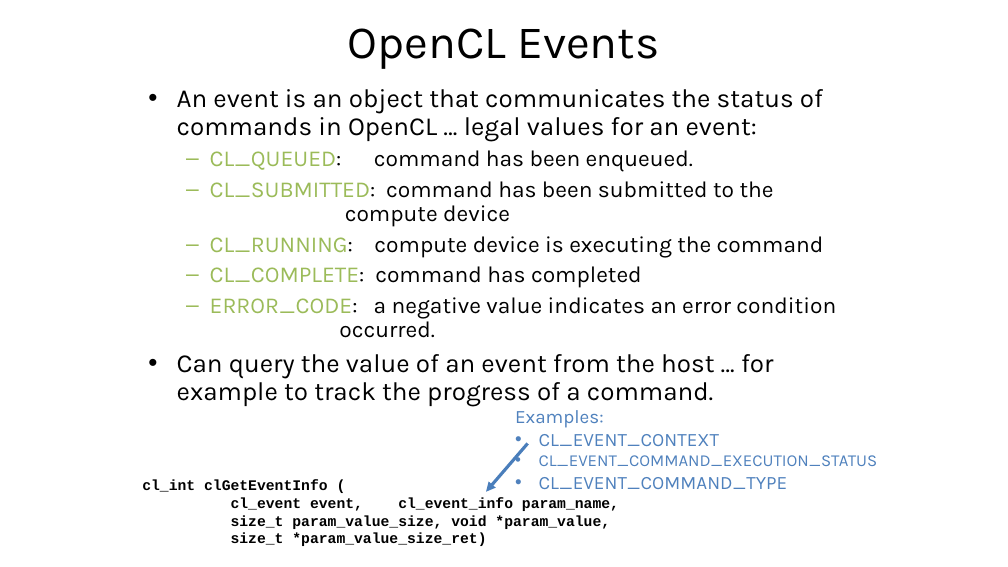
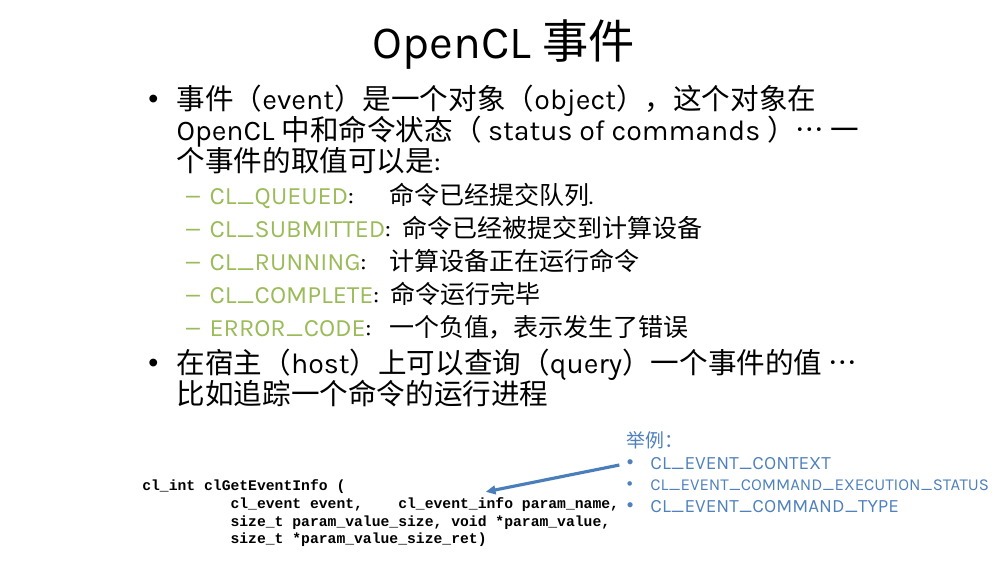
Before and after one commit to Kivy-CN/HandsOnOpenCL_CN, a slide deck: slide 2 of Translating/附录B.pptx. Drawn at 1008x567 pixels with LibreOffice and Linux fonts; fonts in the diff are those of the drawing. Boxes give left, top, right and bottom in pixels: in the first picture for what was removed or moved away, otherwise in the second. Text is boxed around its words. In the diff, an @@ line names an element or a change of style, - is before the commit and + after.

```diff
--- a/Translating/附录B.pptx
+++ b/Translating/附录B.pptx
@@ text at (373,19,634,69): text changed @@
-OpenCL Events
+OpenCL 事件
@@ text at (177,84,860,407): text changed; size 21.7 to 27.2 pt @@
-• An event is an object that communicates the status of commands in OpenCL … legal values for an event:
-  – CL_QUEUED: command has been enqueued.
-  – CL_SUBMITTED: command has been submitted to the
-    compute device
-  – CL_RUNNING: compute device is executing the command
-  – CL_COMPLETE: command has completed
-  – ERROR_CODE: a negative value indicates an error condition
-    occurred.
-• Can query the value of an event from the host … for example to track the progress of a command.
+• 事件（event）是一个对象（object），这个对象在 OpenCL 中和命令状态（ status of commands ）… 一个事件的取值可以是:
+  – CL_QUEUED: 命令已经提交队列.
+  – CL_SUBMITTED: 命令已经被提交到计算设备
+  – CL_RUNNING: 计算设备正在运行命令
+  – CL_COMPLETE: 命令运行完毕
+  – ERROR_CODE: 一个负值，表示发生了错误
+• 在宿主（host）上可以查询（query）一个事件的值 … 比如追踪一个命令的运行进程
@@ text "举例：": place and size @@
-text "举例：" at (515,410,878,489)
+text "举例：" at (627,431,989,512)
@@ text at (627,431,684,449): text changed @@
-Examples:
+举例：
@@ freeform shape: place and size @@
-freeform shape at (486,444,528,492)
+freeform shape at (486,465,619,492)
```
Also in this commit, not shown: 7 other slides changed, 1 slide added, 1 slide removed.
